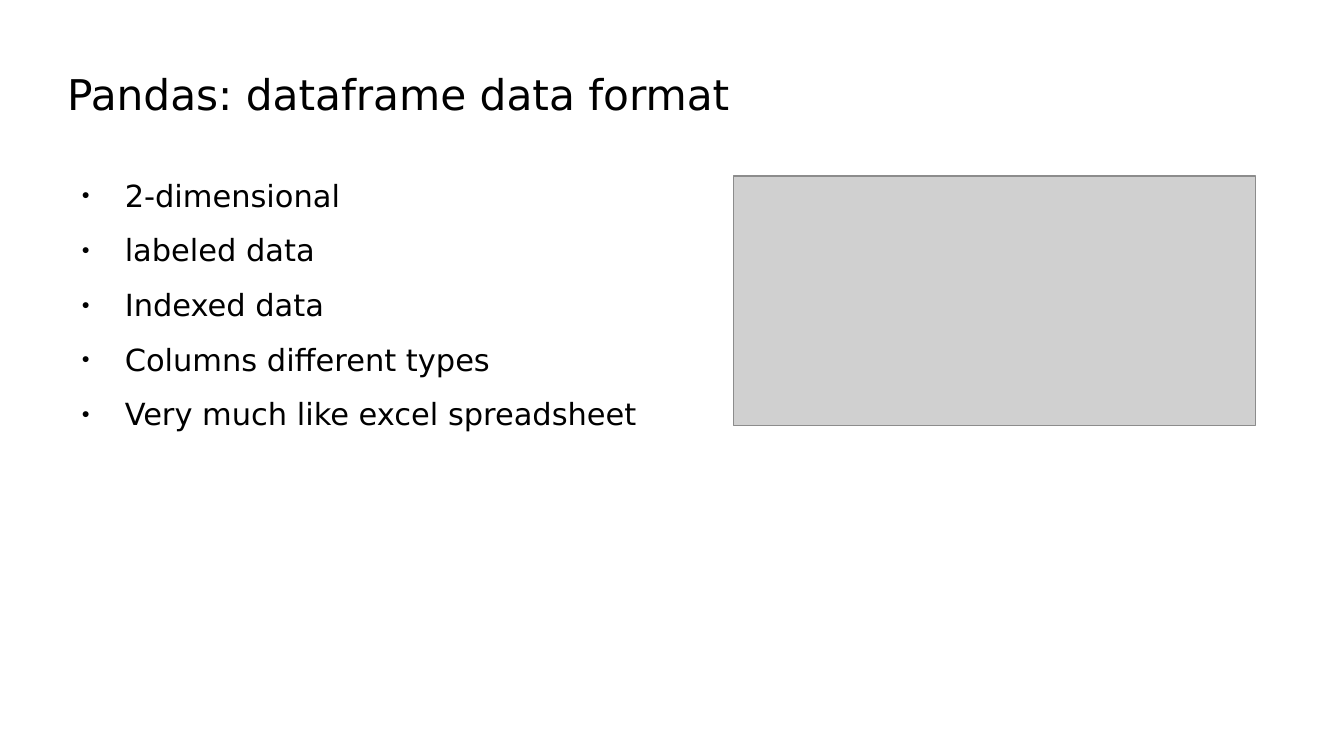
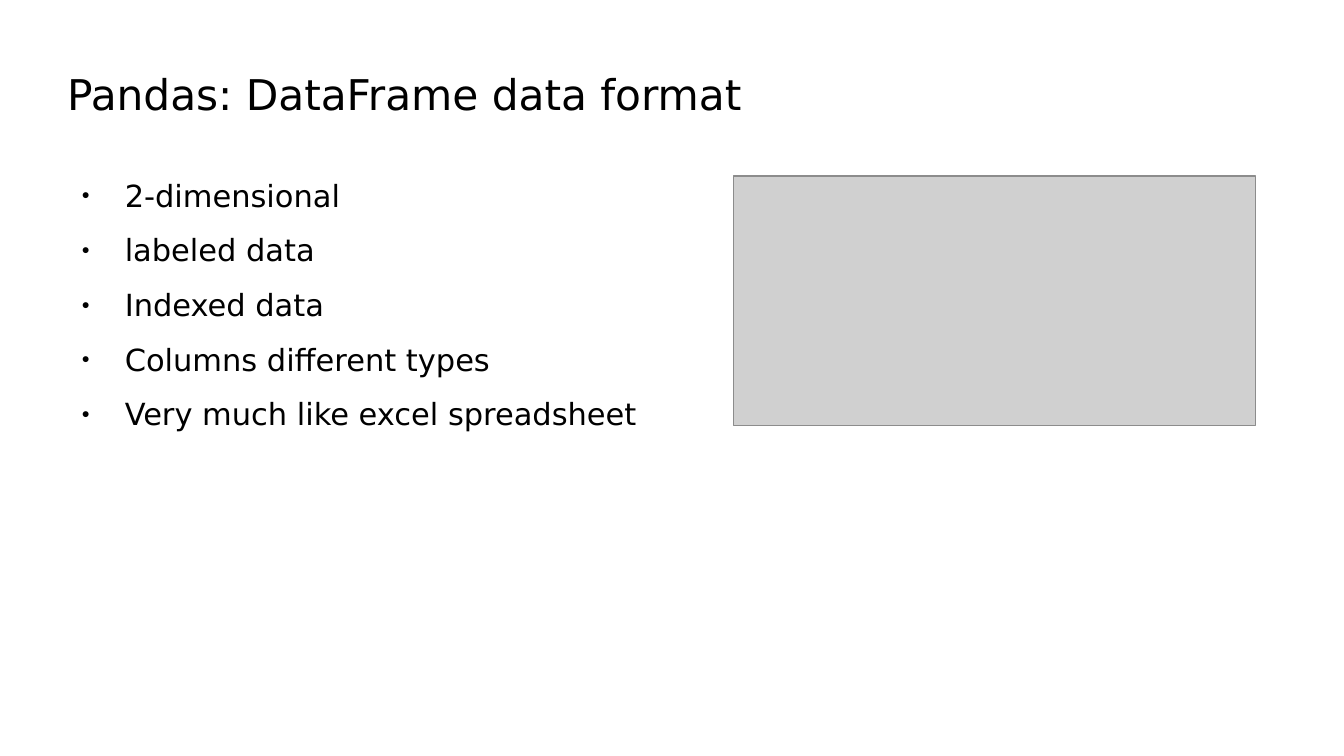
Before and after one commit to dvanderelst-classes/python-class, a slide deck: slide 6 of 08_Pandas_introduction/pandas.odp. Drawn at 1344x756 pixels with LibreOffice and Linux fonts; fonts in the diff are those of the drawing; grey boxes stand for pictures. Boxes give left, top, right and bottom in pixels: in the first picture for what was removed or moved away, otherwise in the second. Text is boxed around its words. In the diff, an @@ line names an element or a change of style, - is before the commit and + after.

```diff
--- a/08_Pandas_introduction/pandas.odp
+++ b/08_Pandas_introduction/pandas.odp
@@ title at [67, 78, 741, 111]: text changed @@
-Pandas: dataframe data format
+Pandas: DataFrame data format
```
Also in this commit, not shown: 5 other slides changed, 5 other files.
